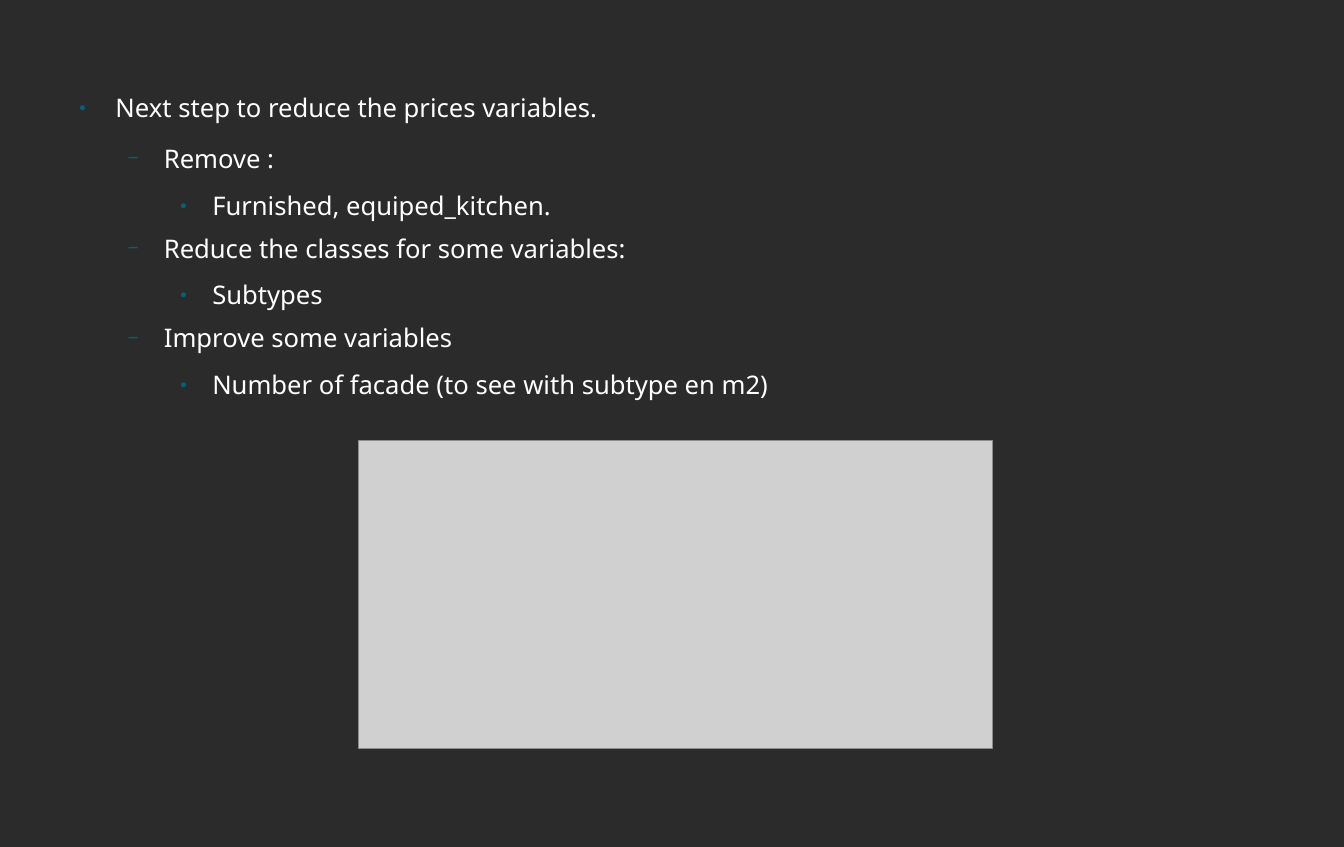
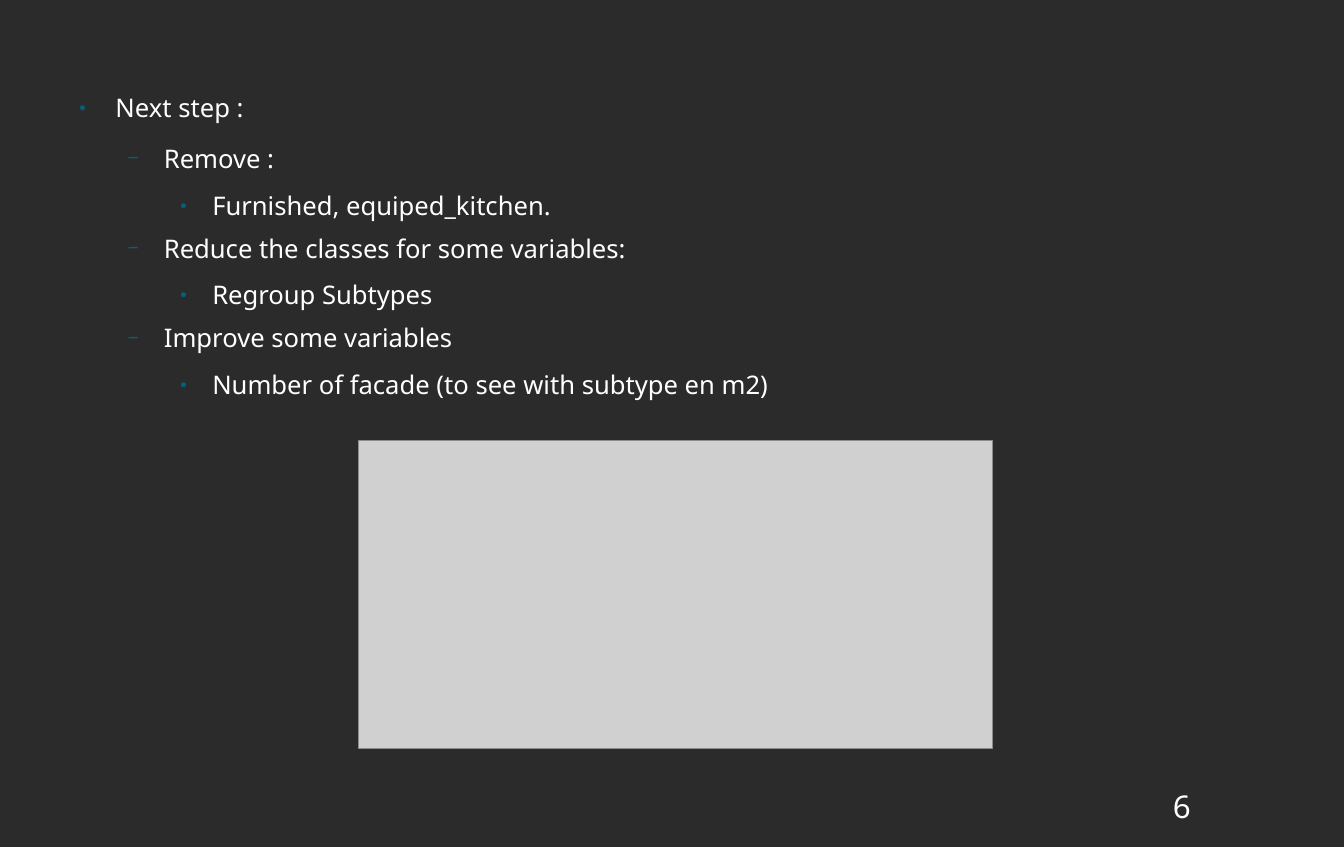
Before and after one commit to isidoracupara/immoweb_data_analysis, a slide deck: slide 6 of Presentation.odp. Drawn at 1344x847 pixels with LibreOffice and Linux fonts; fonts in the diff are those of the drawing; grey boxes stand for pictures; background and template pictures are left out; a plain dark background stands for a picture behind light text. Boxes give left, top, right and bottom in pixels: in the first picture for what was removed or moved away, otherwise in the second. Text is boxed around its words. In the diff, an @@ line names an element or a change of style, - is before the commit and + after.

Commit message:
Presentation

```diff
--- a/Presentation.odp
+++ b/Presentation.odp
@@ text at box(115, 98, 230, 123): text changed @@
-● Next step to reduce the prices variables.
+● Next step :
@@ text at box(212, 284, 432, 310): text changed @@
-    ● Subtypes
+    ● Regroup Subtypes
@@ page number added at box(1173, 795, 1191, 819), 22 pt, text #FFFFFF @@
+6
```
Also in this commit, not shown: 5 other slides changed, 1 other file.
